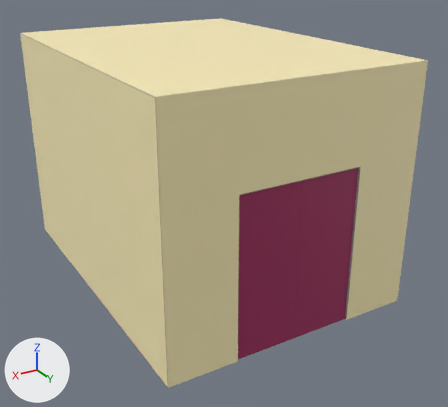
An edit to the glTF model project/Resources/TD3_3102/3d/Elevator/Elevator.gltf, drawn before and after from the same camera.
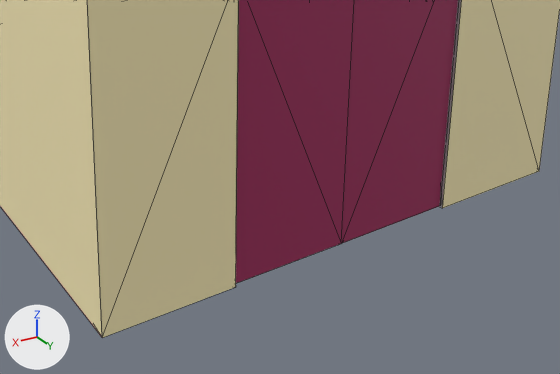
Each version is shown whole from a 50 mm lens placed at (4.27, 8.02, 4.83), pointed at (-0.19, 0.59, 1.11), then close up on the part from 26% to 91% of the width and 52% to 100% of the height. The axes (+X, +Y, +Z) are drawn at lower left. The lights are the same throughout. The last two pictures show the newer version. The close-ups show mesh edges as thin lines. Vertices at exactly the same position are counted once.
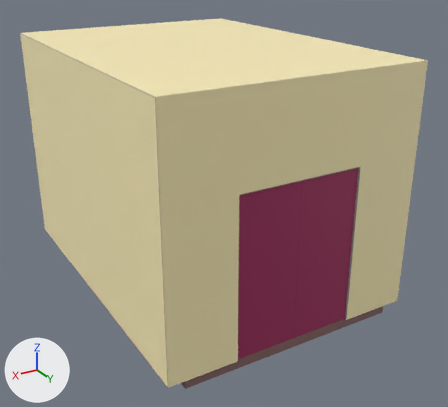
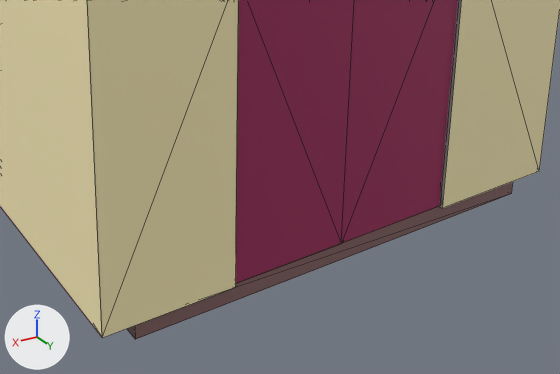
The newer file is also turned or shifted as a whole; pictures and numbers use the older file's frame.

Changed parts and their boxes (x1, y1, x2, y2) in the close-ups (560 x 374 px):
'Cube.001', reshaped
    before: (0, 0, 560, 338)
    after: (0, 0, 560, 339)
part 1 of me_cube_001, added
    after: (127, 182, 513, 339)

The change in detail:
me_cube_001 is used by ob_cube_001; location (0.0, 0.0, 0.0).
me_cube_001 had 72 vertices, 118 faces and spanned x -1.84..1.84, y -2.28..2.7, z 0.0..3.43.
me_cube_001 now has 80 vertices, 130 faces and spans x -1.84..1.84, y -2.28..2.7, z -0.14..3.43.
me_cube_001 part 1: a new loose piece, a box spanning x -1.6..1.6, y -2.23..2.67, z -0.14..0.0, in mat_マテリアル (picture img_elevator_png).
